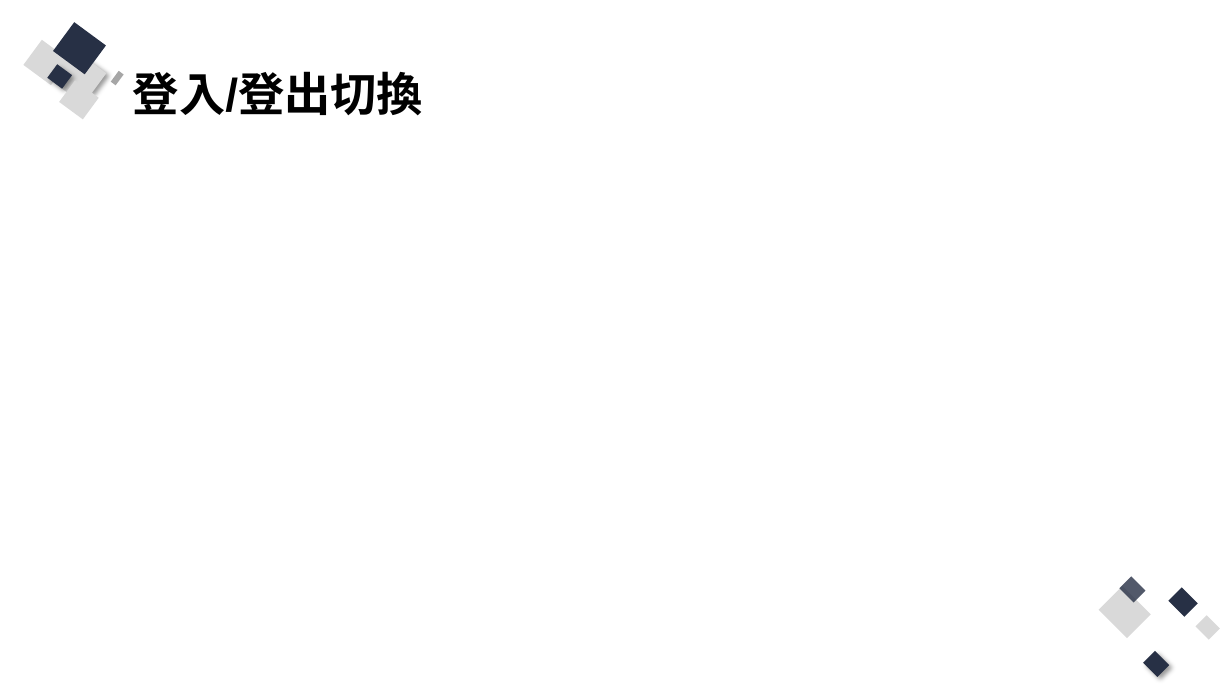
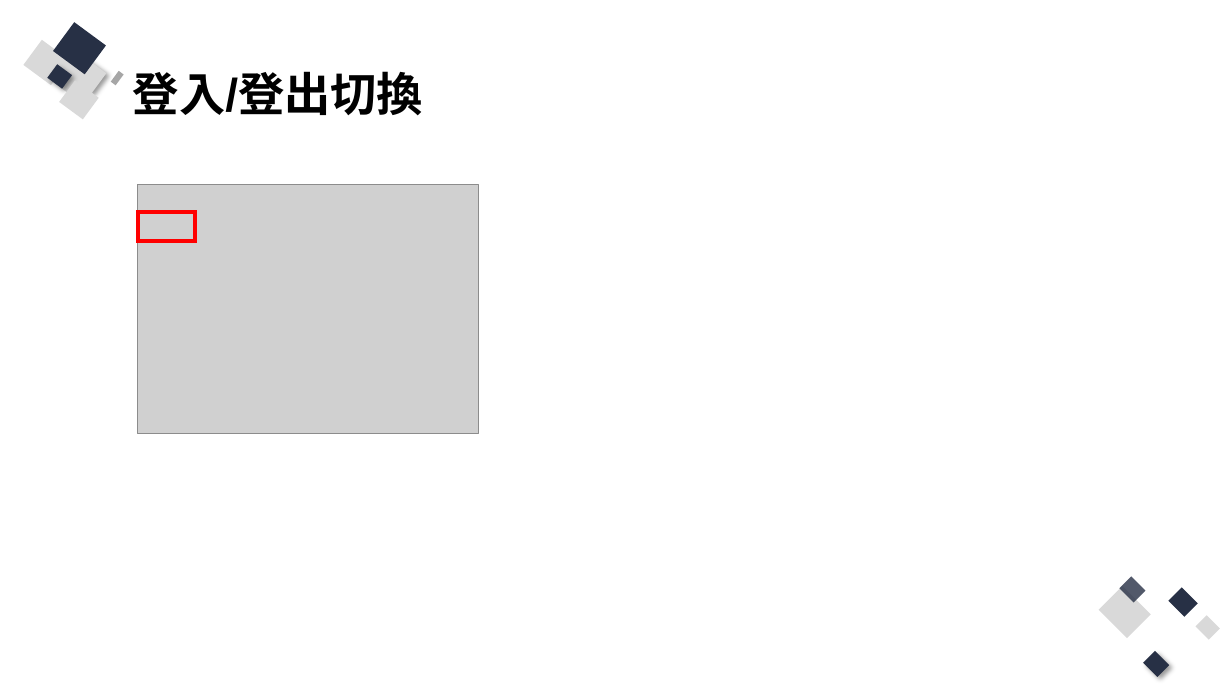
Before and after one commit to Q81JIAXIONG/-, a slide deck: slide 48 of 投影片/4.實作-帳號註冊、登入網頁.pptx. Drawn at 1232x693 pixels with LibreOffice and Linux fonts; fonts in the diff are those of the drawing; grey boxes stand for pictures. Boxes give left, top, right and bottom in pixels: in the first picture for what was removed or moved away, otherwise in the second. Text is boxed around its words. In the diff, an @@ line names an element or a change of style, - is before the commit and + after.

```diff
--- a/投影片/4.實作-帳號註冊、登入網頁.pptx
+++ b/投影片/4.實作-帳號註冊、登入網頁.pptx
@@ picture added at (x1=138, y1=184, x2=479, y2=433) @@
@@ rectangle added at (x1=138, y1=213, x2=195, y2=241), outline #FF0000 3 pt @@
```
Also in this commit, not shown: 6 other slides changed, 1 slide added, 1 slide removed, 13 other files.
